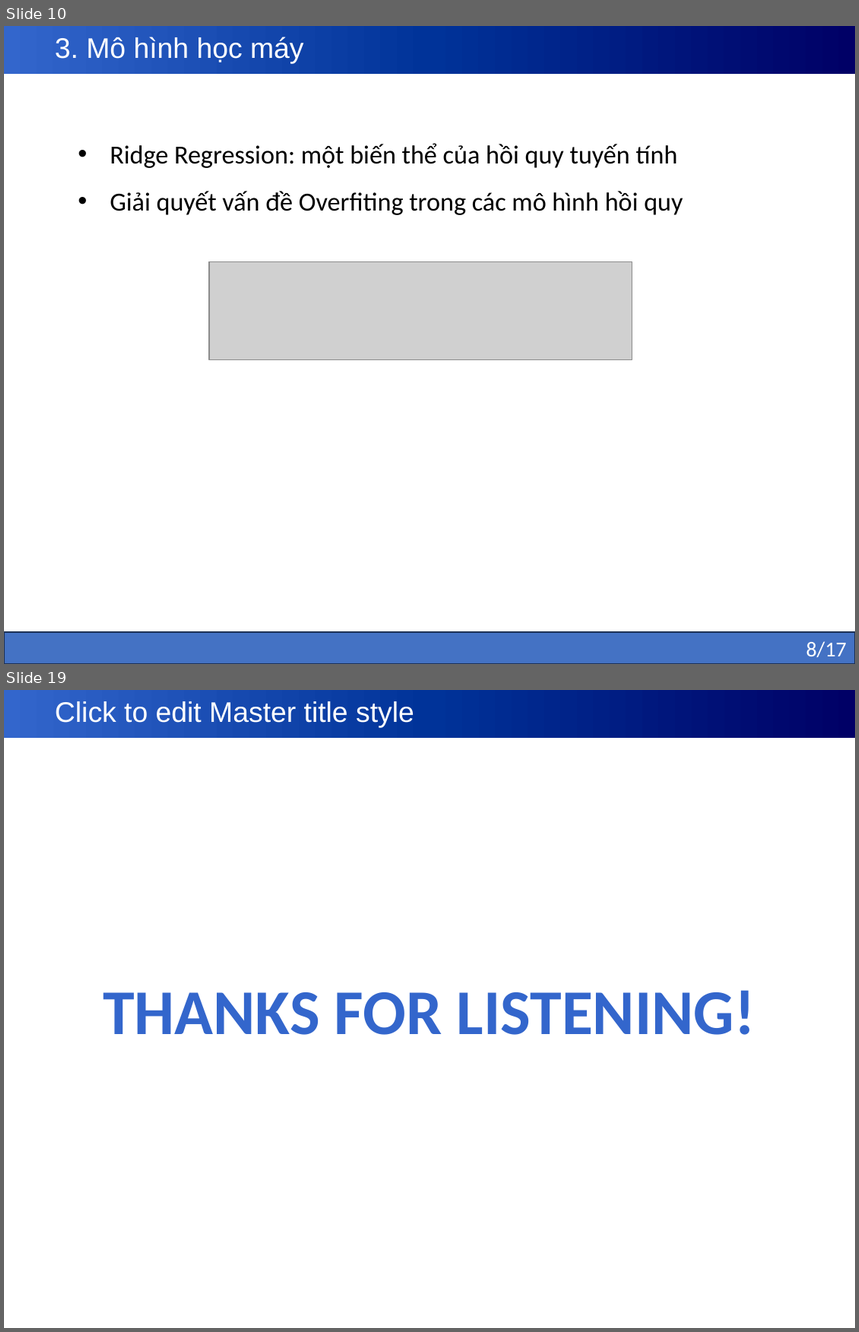
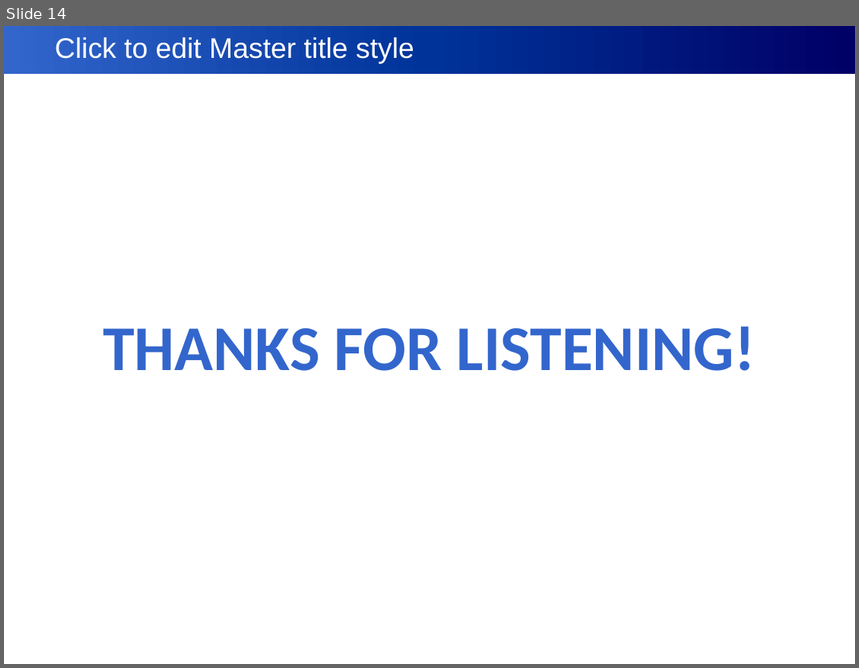
Before and after one commit to kly1906/12423030_MLproject, a slide deck: slides/baocaoML.pptx. Shown one above the other, each under a label of ours: slides 10 and 19 before the commit, slide 14 after it; the slides between them are not shown. The pictures are 859x1332 and 859x668 pixels, drawn with LibreOffice and Linux fonts; fonts in the diff are those of the drawing; grey boxes stand for pictures. Boxes give left, top, right and bottom in pixels: in the first picture for what was removed or moved away, otherwise in the second. Text is boxed around its words. In the diff, an @@ line names an element or a change of style, - is before the commit and + after.

```diff
--- a/slides/baocaoML.pptx
+++ b/slides/baocaoML.pptx
@@ slide 10 removed at bbox=[4, 26, 855, 664], background #FFFFFF; not listed: 1 template element that a slide beside it also shows @@
@@ title removed at bbox=[4, 26, 855, 74] @@
-3. Mô hình học máy
@@ text removed at bbox=[110, 143, 683, 215] @@
-• Ridge Regression: một biến thể của hồi quy tuyến tính
-• Giải quyết vấn đề Overfiting trong các mô hình hồi quy
@@ picture removed at bbox=[209, 262, 633, 360] @@
@@ rectangle removed at bbox=[4, 632, 855, 664] @@
-8/17
@@ what was slide 19 is now slide 14 @@
```
Also in this commit, not shown: 9 slides changed, 4 slides added, 8 other slides removed, 2 other files.
